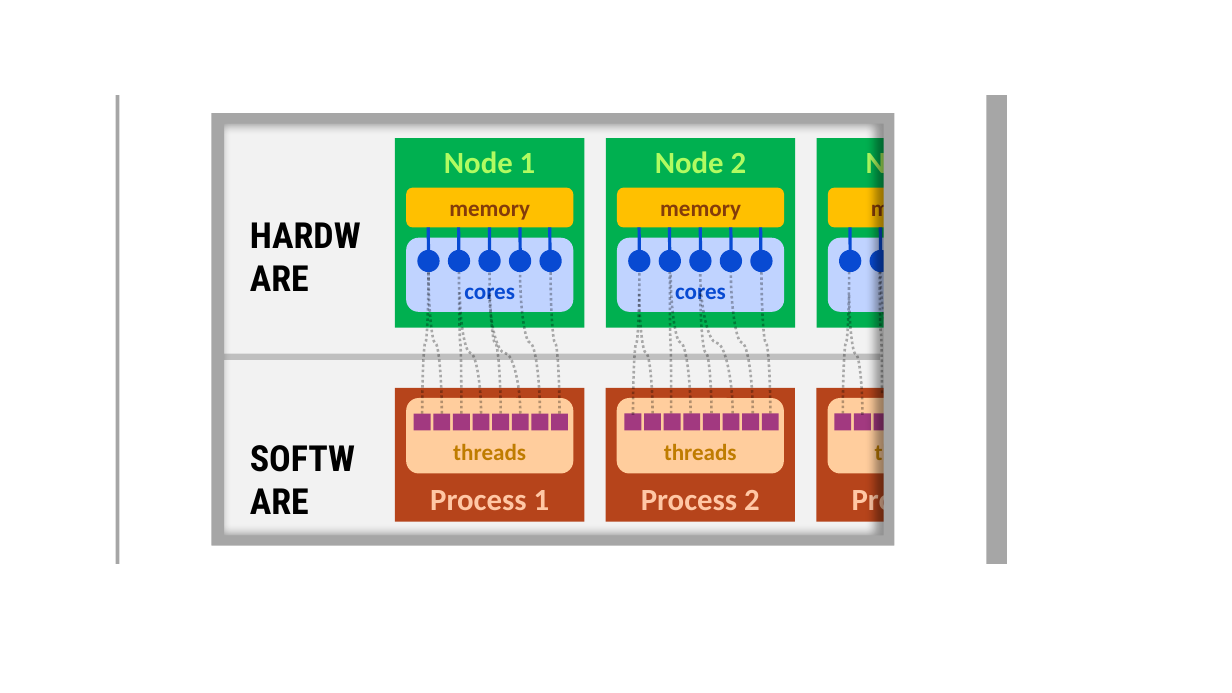
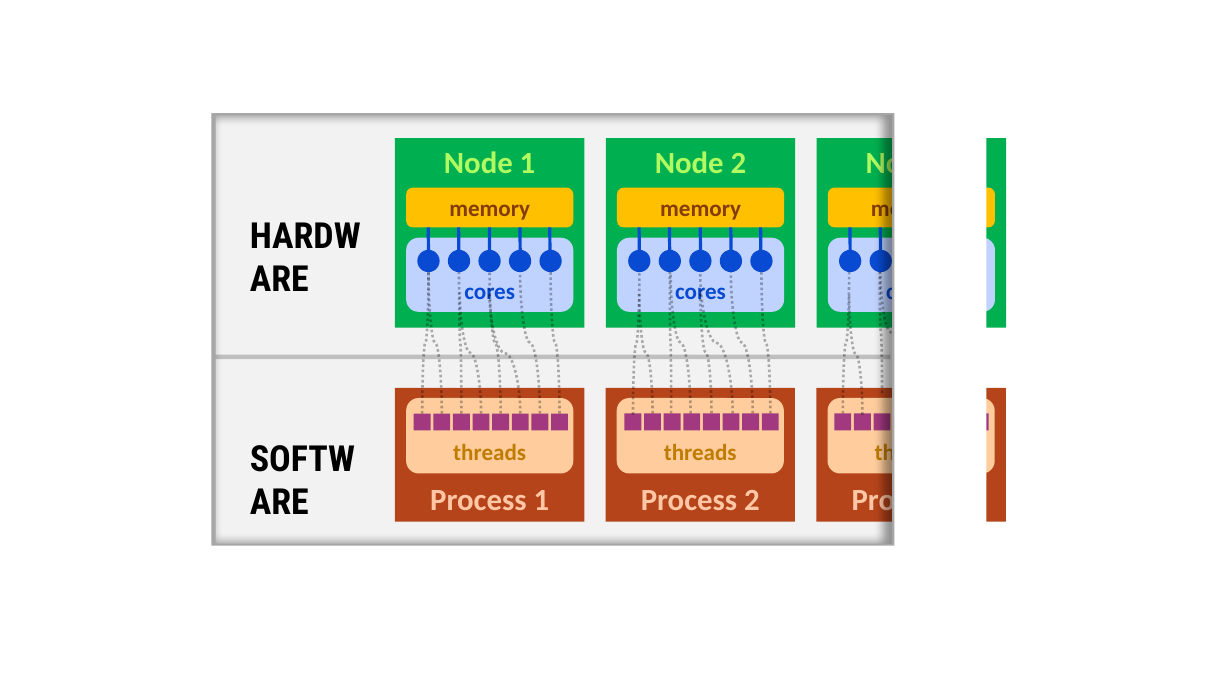
Before and after one commit to SmileiPIC/Smilei, a slide deck: slide 1 of doc/Sphinx/Pictures.pptx. Drawn at 1232x693 pixels with LibreOffice and Linux fonts; fonts in the diff are those of the drawing. Boxes give left, top, right and bottom in pixels: in the first picture for what was removed or moved away, otherwise in the second. Text is boxed around its words. In the diff, an @@ line names an element or a change of style, - is before the commit and + after.

```diff
--- a/doc/Sphinx/Pictures.pptx
+++ b/doc/Sphinx/Pictures.pptx
@@ rectangle removed at bbox=[116, 95, 202, 564] @@
@@ frame at bbox=[196, 95, 912, 564]: proportions changed @@
@@ rectangle: place and size @@
-rectangle at bbox=[220, 95, 994, 564]
+rectangle at bbox=[202, 95, 977, 564]
@@ rectangle removed at bbox=[902, 95, 1007, 564] @@
@@ rectangle: place and size @@
-rectangle at bbox=[224, 354, 881, 360]
+rectangle at bbox=[213, 355, 891, 360]
@@ rectangle added at bbox=[972, 413, 989, 430], fill #A23980 @@
```
Also in this commit, not shown: 1 other slide changed, 3 other files.
